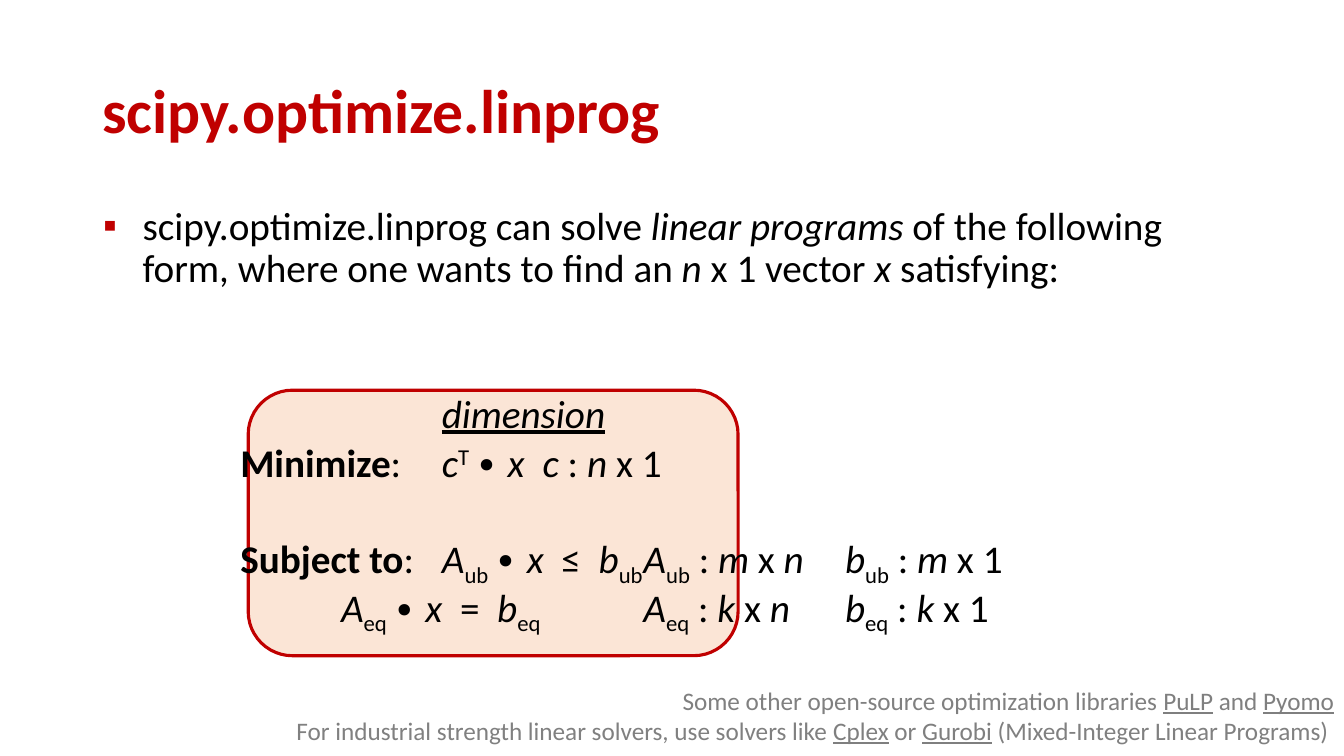
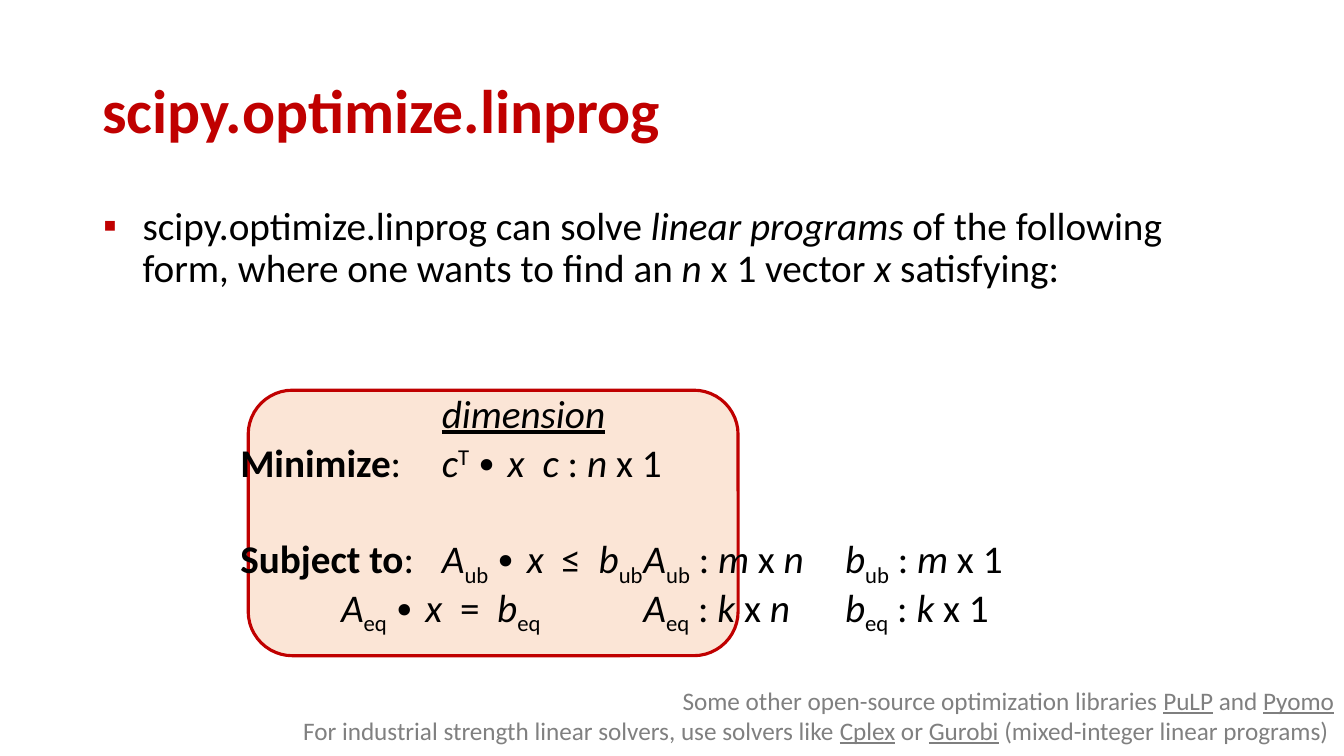
Before and after one commit to gsbrodal/gsbrodal.github.io, a slide deck: slide 17 of ipsa/slides/linear_programming.pptx. Drawn at 1344x756 pixels with LibreOffice and Linux fonts; fonts in the diff are those of the drawing. Boxes give left, top, right and bottom in pixels: in the first picture for what was removed or moved away, otherwise in the second. Text is boxed around its words. In the diff, an @@ line names an element or a change of style, - is before the commit and + after.

Commit message:
exam-past.md ipsa25.zip ispa25answers.zip all-slides.pdf functions.pdf functions.pptx linear_programming.pdf linear_programming.pptx

```diff
--- a/ipsa/slides/linear_programming.pptx
+++ b/ipsa/slides/linear_programming.pptx
@@ text at bbox=[303, 722, 1328, 744]: text changed @@
-For industrial strength linear solvers, use solvers like Cplex or Gurobi (Mixed-Integer Linear Programs)
+For industrial strength linear solvers, use solvers like Cplex or Gurobi (mixed-integer linear programs)
```
Also in this commit, not shown: 2 slides added, 7 other files.
